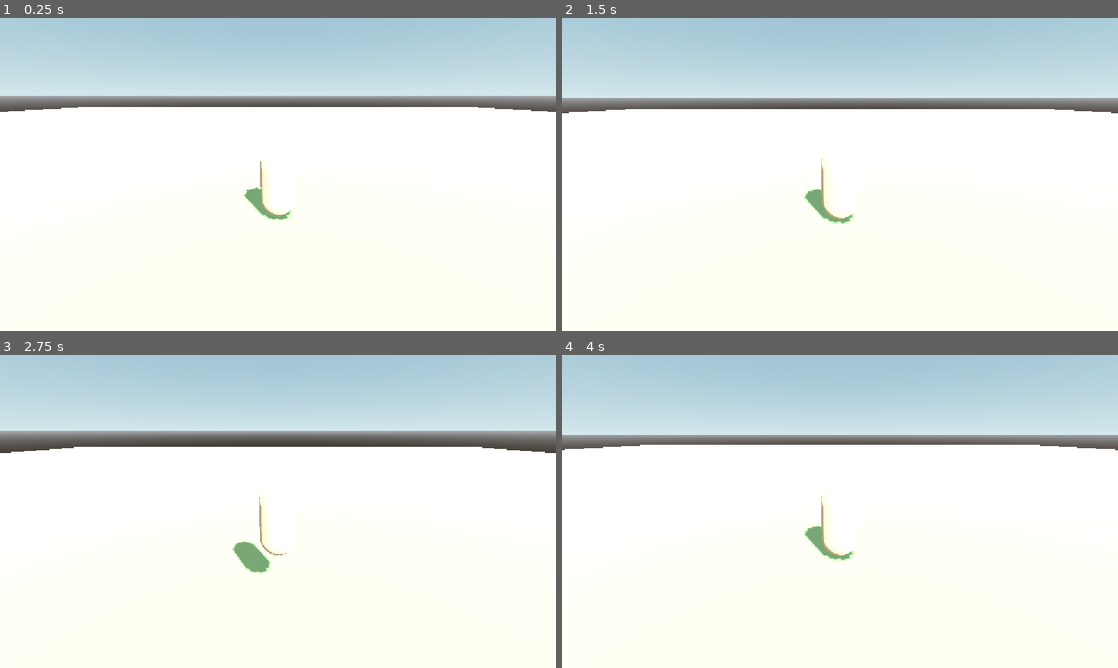
Above: before the commit, frames 1-4 (two rows, left to right).
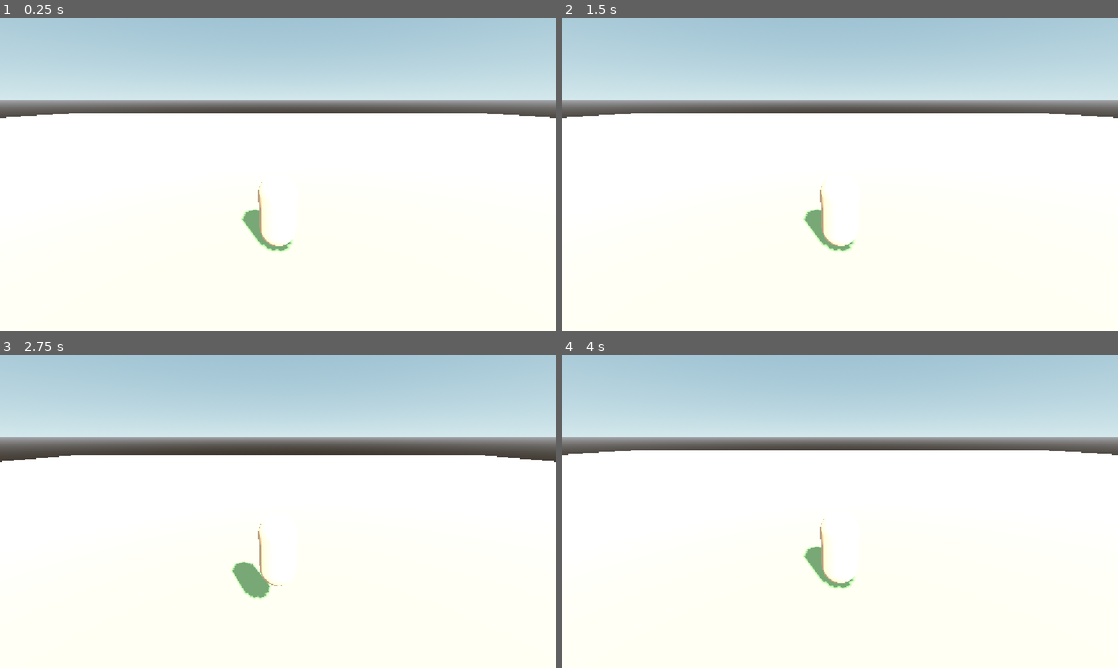
Above: after the commit, the same moments.

Repository: sirdik/zola-game-1
Game: Godot game, scene res://game/world/Forest.tscn
The game is run twice, just before and just after one commit, with the same random seed, the same clock (stepped at 60 frames per second) and the same inputs.
Inputs:
- Up to frame 1 (0.25 s): no input
- Up to frame 2 (1.5 s): tap Enter at 1.25 s
- Up to frame 3 (2.75 s): tap Space at 2 s
- Up to frame 4 (4 s): no input

The runs differ from the first frame. In frame 1, 6.3% of the frame differs, in the area x 0-100%, y 24-75%; in frame 2, 3.4%; in frame 3, 8.7%, in the area x 0-100%, y 24-78%; in frame 4, 4.0%.

Commit message:
Rework chase camera as a fixed-offset SpringArm3D rig

Diff:
--- a/game/camera/coop_camera.gd
+++ b/game/camera/coop_camera.gd
@@ -1,14 +1,11 @@
 class_name CoopCamera
-extends Camera3D
+extends Node3D
 
-@export var follow_distance: float = 4.0
-@export var follow_height: float = 2.5
 @export var follow_speed: float = 5.0
 
 var _target: Node3D
 
 func _ready() -> void:
-	current = true
 	call_deferred("_find_target")
 
 func _find_target() -> void:
@@ -22,12 +19,5 @@
 		return
 
 	var target_pos: Vector3 = _target.global_transform.origin
-	var forward: Vector3 = -_target.global_transform.basis.z
-	forward.y = 0.0
-	if forward.length() > 0.001:
-		forward = forward.normalized()
-
-	var desired_pos: Vector3 = target_pos - forward * follow_distance + Vector3.UP * follow_height
 	var t: float = clamp(follow_speed * delta, 0.0, 1.0)
-	global_position = global_position.lerp(desired_pos, t)
-	look_at(target_pos + Vector3.UP * 1.0, Vector3.UP)
+	global_position = global_position.lerp(target_pos, t)
--- a/game/world/Forest.tscn
+++ b/game/world/Forest.tscn
@@ -46,9 +46,16 @@
 position = Vector3(0, -0.5, 0)
 mesh = SubResource("GroundMesh_1")
 
-[node name="CoopCamera" type="Camera3D" parent="."]
+[node name="CoopCamera" type="Node3D" parent="."]
 script = ExtResource("2_camera")
-position = Vector3(0, 3, 5)
+
+[node name="SpringArm3D" type="SpringArm3D" parent="CoopCamera"]
+position = Vector3(0, 1.6, 0)
+rotation_degrees = Vector3(-20, 0, 0)
+spring_length = 4.0
+
+[node name="Camera3D" type="Camera3D" parent="CoopCamera/SpringArm3D"]
+current = true
 
 [node name="Player1" parent="." instance=ExtResource("3_player")]
 position = Vector3(0, 0.05, 0)
